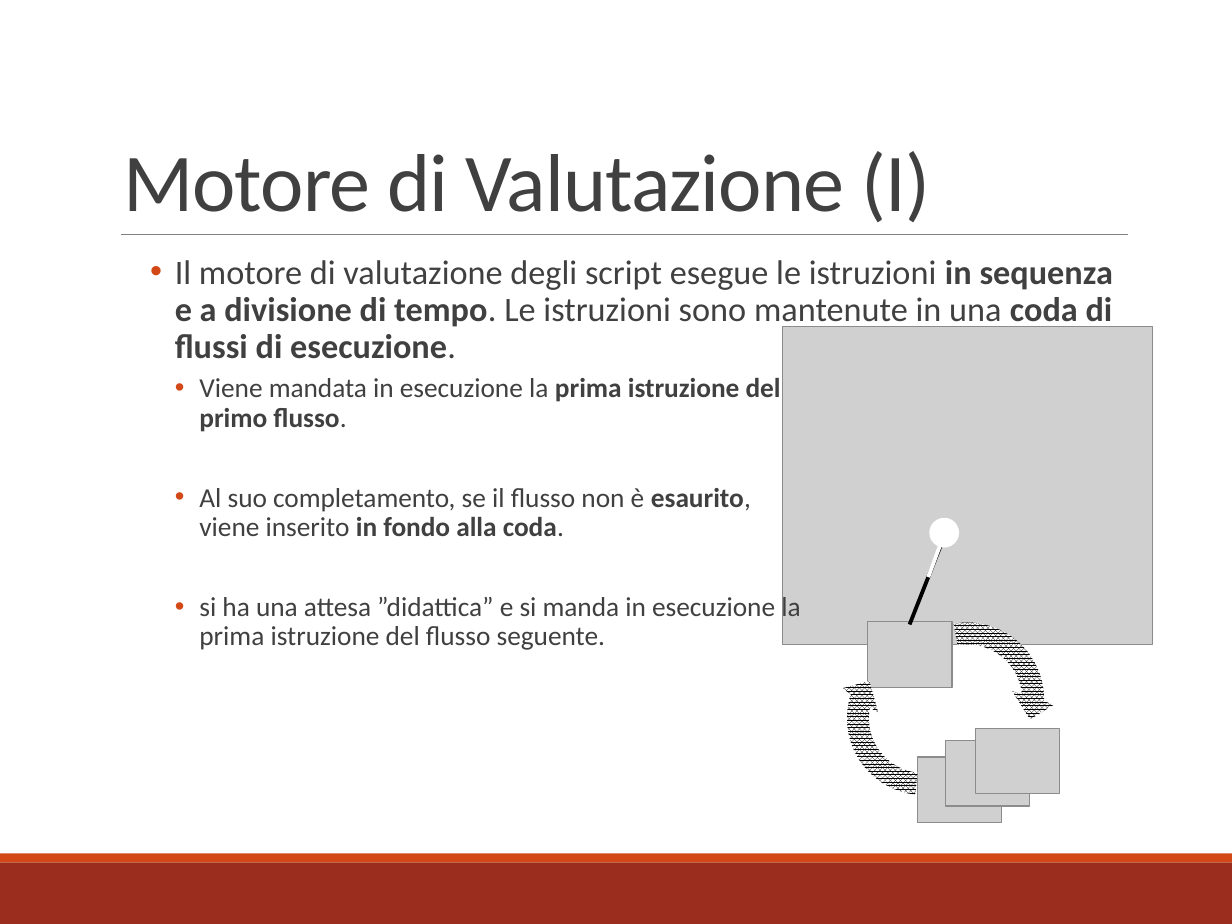
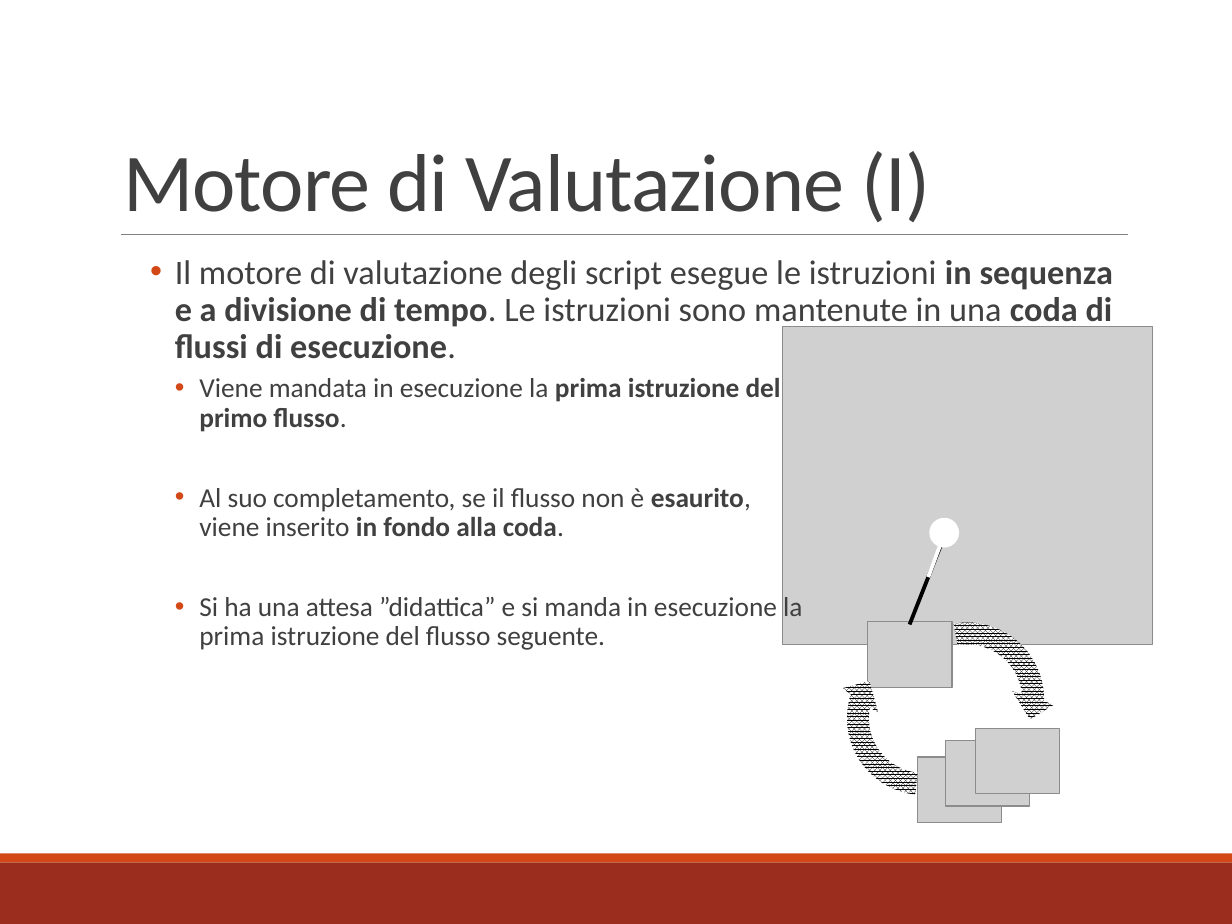
Before and after one commit to mbosc/scartch, a slide deck: slide 14 of Presentazione.pptx. Drawn at 1232x924 pixels with LibreOffice and Linux fonts; fonts in the diff are those of the drawing; grey boxes stand for pictures. Boxes give left, top, right and bottom in pixels: in the first picture for what was removed or moved away, otherwise in the second. Text is boxed around its words. In the diff, an @@ line names an element or a change of style, - is before the commit and + after.

```diff
--- a/Presentazione.pptx
+++ b/Presentazione.pptx
@@ text at [199,597,802,650]: text changed @@
-    • si ha una attesa ”didattica” e si manda in esecuzione la prima istruzione del flusso seguente.
+    • Si ha una attesa ”didattica” e si manda in esecuzione la prima istruzione del flusso seguente.
```
Also in this commit, not shown: 7 other slides changed, 3 slides added, 2 slides removed, 1 other file.
